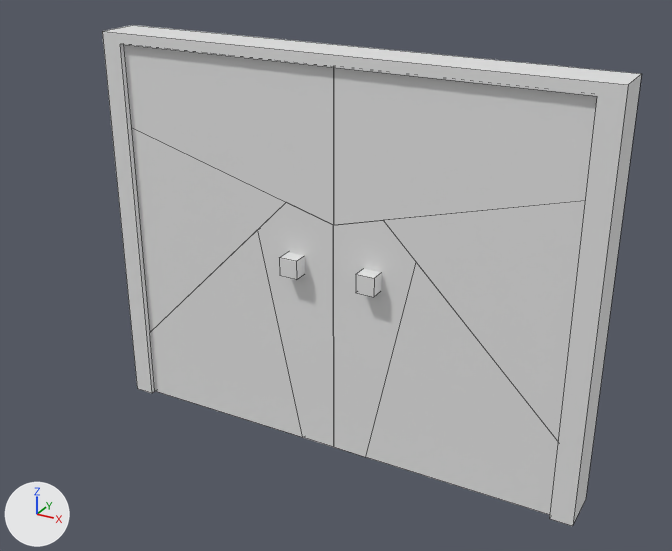
Two versions of the FBX model Assets/Models/destr.doubleDoor.fbx, one commit apart.
One viewpoint serves both versions: a 50 mm camera at (6.39, -7.87, 6.9) aimed at (1.65, 0.74, 2.6). Arrows for +X, +Y and +Z are at lower left; the lights stay in place. The picture after the commit comes second. Mesh edges are drawn as thin lines. Where no turn or scale is listed for an object, it has been applied to the vertices.

In view in the first picture: 'LdoorDebri1', 'LdoorDebri2', 'LdoorDebri3', 'LdoorDebri4', 'LdoorHandle', 'RdoorDebri1', 'RdoorDebri2', 'RdoorDebri3', 'RdoorDebri4', 'RdoorHandle', 'doorFrame'.
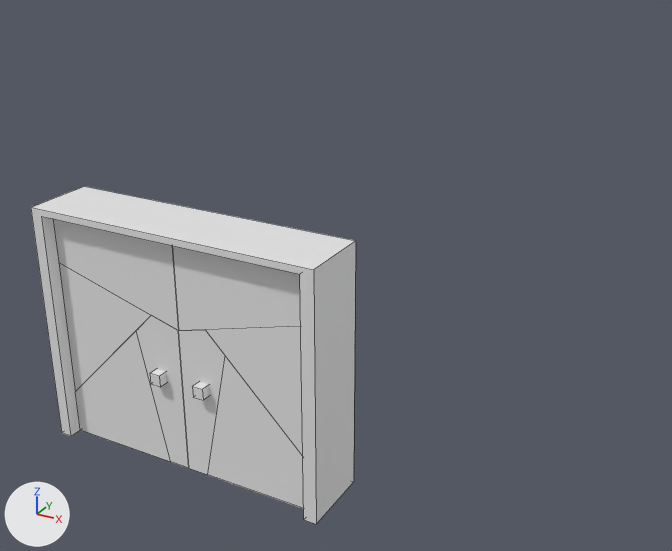
Where the newer file only moved an object's origin or applied its transform, the numbers keep the older frame.

Pixel boxes [x1, y1, x2, y2] of what changed, in the pictures (672 x 551 px):
'doorFrame', moved, rescaled (40% narrower, 32% shorter): before [102, 25, 642, 526]; after [31, 186, 356, 524]
'RdoorDebri4', moved, rescaled: before [333, 67, 597, 225]; after [172, 246, 300, 331]
'RdoorDebri2', moved, rescaled: before [366, 263, 558, 515]; after [208, 356, 304, 509]
'LdoorDebri4', moved, rescaled: before [124, 45, 334, 225]; after [53, 219, 178, 330]
'RdoorDebri3', moved, rescaled: before [383, 201, 585, 441]; after [206, 326, 303, 456]
'LdoorDebri2', moved, rescaled: before [150, 230, 303, 437]; after [76, 331, 171, 462]
'LdoorDebri3', moved, rescaled: before [132, 128, 286, 332]; after [59, 263, 151, 391]
'RdoorDebri1', moved, rescaled: before [333, 221, 416, 457]; after [179, 330, 225, 475]
'LdoorDebri1', moved, rescaled: before [258, 202, 334, 447]; after [136, 315, 189, 468]
'RdoorHandle', moved, rescaled: before [356, 268, 382, 297]; after [192, 382, 209, 400]
'LdoorHandle', reshaped: before [279, 252, 305, 280]; after [150, 369, 167, 387]
part 1 of me_cube_010, deleted: before [279, 252, 305, 280]
part 2 of me_cube_010, added: after [150, 369, 167, 387]

Diff of the bpy script that builds the scene:
```diff
--- a/Assets/Models/destr.doubleDoor.fbx.py
+++ b/Assets/Models/destr.doubleDoor.fbx.py
@@ me_cube_010 @@
 # verts and faces of me_cube_010; kept vertices keep their numbers, new ones are numbered from 8
-me_cube_010.from_pydata(...)  # 8 vertices, 6 faces; spans x -0.118..0.118, y -0.392..0.392, z -0.118..0.118
+me_cube_010.from_pydata(...)  # 8 vertices, 6 faces; spans x -1.189..-1.045, y -1.649..-0.851, z -1.281..-1.134
+# me_cube_010 part 1
+delete_vertices([*range(0, 8)])  # with the faces that use them
+# me_cube_010 part 2
+verts[8] = (-1.189, -1.649, -1.134)  # pixel (149, 373)
+verts[9] = (-1.189, -1.649, -1.281)  # pixel (150, 384)
+verts[10] = (-1.189, -0.851, -1.134)
+verts[11] = (-1.189, -0.851, -1.281)
+for new, old in zip([*range(12, 16)], [*range(8, 12)]): verts[new] = verts[old] + (0.144, 0.0, 0.0)
+faces += [(10, 14, 15, 11), (8, 10, 11, 9), (8, 9, 13, 12), (8, 12, 14, 10), (9, 11, 15, 13), (12, 13, 15, 14)]
@@ ob_rdoorhandle @@
 ob_rdoorhandle = bpy.data.objects.new('RdoorHandle', me_cube_001)
-ob_rdoorhandle.location = (1.98, 1.22, 2.5)
+ob_rdoorhandle.location = (0.46, -0.03, 1.29)
 ob_rdoorhandle.rotation_euler = (0.0, 0.0, -3.142)  # degrees (0, 0, -180)
-ob_rdoorhandle.scale = (-0.118, -0.392, -0.118)
+ob_rdoorhandle.scale = (-0.072, -0.399, -0.0737)
@@ ob_ldoordebri4 @@
 ob_ldoordebri4 = bpy.data.objects.new('LdoorDebri4', me_cube_011)
-ob_ldoordebri4.location = (0.0, 1.24, 2.43)
-ob_ldoordebri4.scale = (1.52, 0.203, 2.5)
+ob_ldoordebri4.location = (-0.75, -0.01, 1.57)
+ob_ldoordebri4.scale = (0.928, 0.278, 1.56)
@@ ob_rdoordebri3 @@
 ob_rdoordebri3 = bpy.data.objects.new('RdoorDebri3', me_cube_004)
-ob_rdoordebri3.location = (2.93, 1.24, 2.43)
+ob_rdoordebri3.location = (1.04, -0.01, 1.57)
 ob_rdoordebri3.rotation_euler = (-3.142, 0.0, 0.0)  # degrees (-180, 0, 0)
-ob_rdoordebri3.scale = (-1.52, -0.203, -2.5)
+ob_rdoordebri3.scale = (-0.928, -0.278, -1.56)
@@ ob_rdoordebri2 @@
 ob_rdoordebri2 = bpy.data.objects.new('RdoorDebri2', me_cube_005)
-ob_rdoordebri2.location = (2.93, 1.24, 2.43)
+ob_rdoordebri2.location = (1.04, -0.01, 1.57)
 ob_rdoordebri2.rotation_euler = (-3.142, 0.0, 0.0)  # degrees (-180, 0, 0)
-ob_rdoordebri2.scale = (-1.52, -0.203, -2.5)
+ob_rdoordebri2.scale = (-0.928, -0.278, -1.56)
@@ ob_ldoordebri1 @@
 ob_ldoordebri1 = bpy.data.objects.new('LdoorDebri1', me_cube_013)
-ob_ldoordebri1.location = (0.0, 1.24, 2.43)
-ob_ldoordebri1.scale = (1.52, 0.203, 2.5)
+ob_ldoordebri1.location = (-0.75, -0.01, 1.57)
+ob_ldoordebri1.scale = (0.928, 0.278, 1.56)
@@ ob_rdoordebri1 @@
 ob_rdoordebri1 = bpy.data.objects.new('RdoorDebri1', me_cube_006)
-ob_rdoordebri1.location = (2.93, 1.24, 2.43)
+ob_rdoordebri1.location = (1.04, -0.01, 1.57)
 ob_rdoordebri1.rotation_euler = (-3.142, 0.0, 0.0)  # degrees (-180, 0, 0)
-ob_rdoordebri1.scale = (-1.52, -0.203, -2.5)
+ob_rdoordebri1.scale = (-0.928, -0.278, -1.56)
@@ ob_doorframe @@
 ob_doorframe = bpy.data.objects.new('doorFrame', me_cube_002)
-ob_doorframe.location = (1.44, 1.24, 2.43)
-ob_doorframe.scale = (3.01, 0.268, 2.5)
+ob_doorframe.location = (0.13, -0.02, 1.57)
+ob_doorframe.scale = (1.83, 0.43, 1.56)
@@ ob_rdoordebri4 @@
 ob_rdoordebri4 = bpy.data.objects.new('RdoorDebri4', me_cube_003)
-ob_rdoordebri4.location = (2.93, 1.24, 2.43)
+ob_rdoordebri4.location = (1.04, -0.01, 1.57)
 ob_rdoordebri4.rotation_euler = (-3.142, 0.0, 0.0)  # degrees (-180, 0, 0)
-ob_rdoordebri4.scale = (-1.52, -0.203, -2.5)
+ob_rdoordebri4.scale = (-0.928, -0.278, -1.56)
@@ ob_ldoordebri3 @@
 ob_ldoordebri3 = bpy.data.objects.new('LdoorDebri3', me_cube_012)
-ob_ldoordebri3.location = (0.0, 1.24, 2.43)
-ob_ldoordebri3.scale = (1.52, 0.203, 2.5)
+ob_ldoordebri3.location = (-0.75, -0.01, 1.57)
+ob_ldoordebri3.scale = (0.928, 0.278, 1.56)
@@ ob_ldoordebri2 @@
 ob_ldoordebri2 = bpy.data.objects.new('LdoorDebri2', me_cube_009)
-ob_ldoordebri2.location = (0.0, 1.24, 2.43)
-ob_ldoordebri2.scale = (1.52, 0.203, 2.5)
+ob_ldoordebri2.location = (-0.75, -0.01, 1.57)
+ob_ldoordebri2.scale = (0.928, 0.278, 1.56)
```
